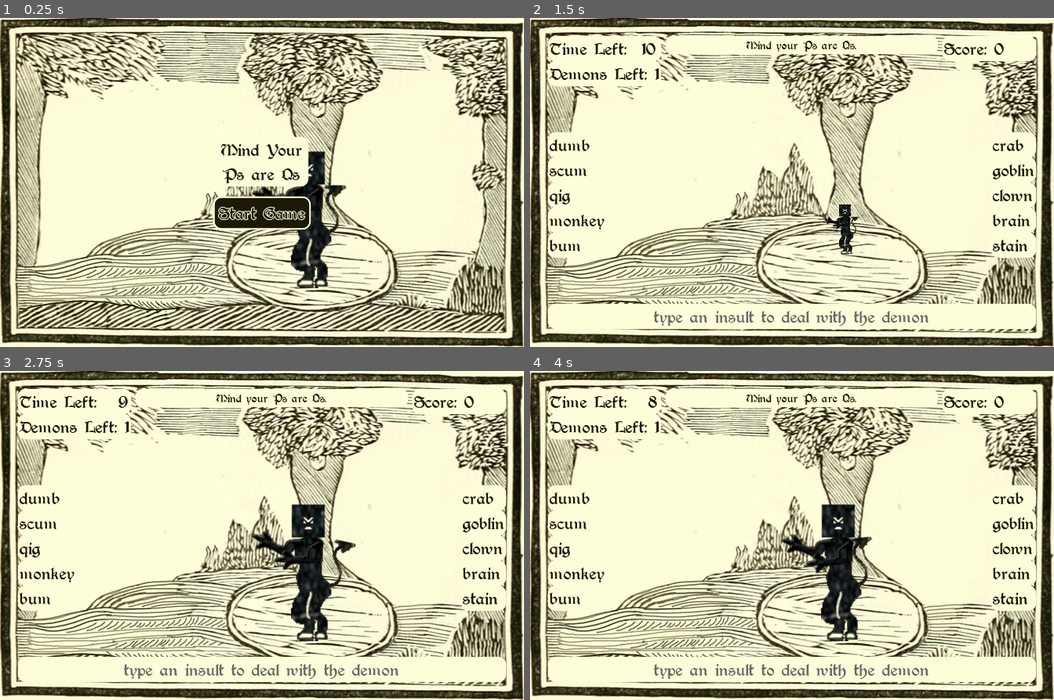
Above: before the commit, frames 1-4 (two rows, left to right).
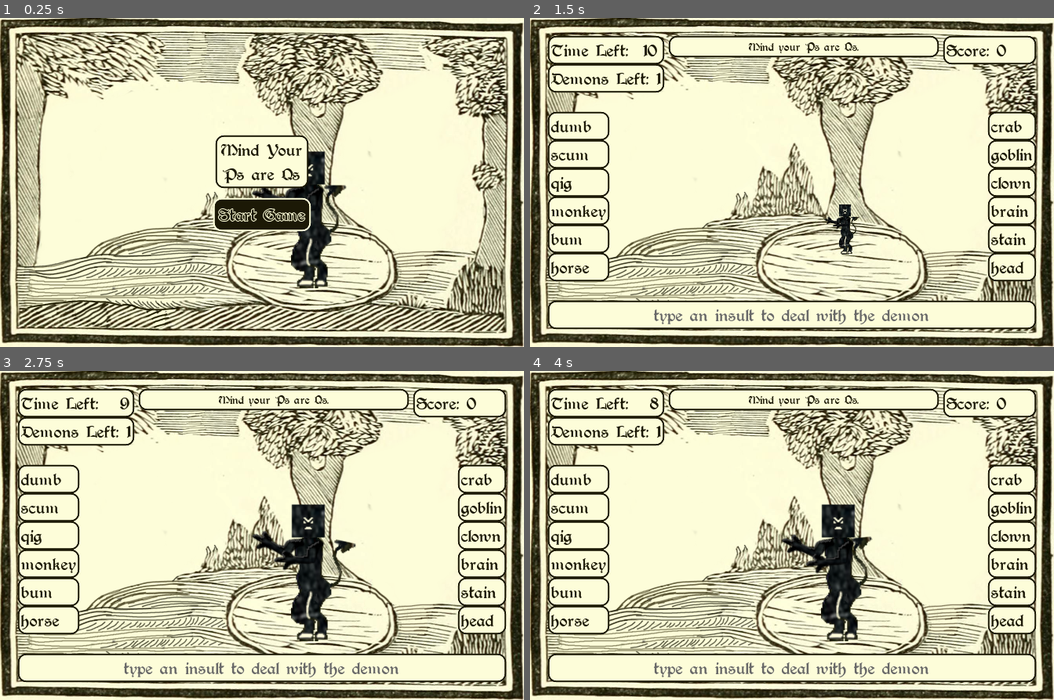
Above: after the commit, the same moments.

Repository: hoodscott/psareqs
Game: Godot game, scene res://scenes/Game.tscn
Same seed, same stepped clock (60 frames per second), same inputs: the game is played once before the commit and once after it.
Inputs:
- Up to frame 1 (0.25 s): no input
- Up to frame 2 (1.5 s): click "Start Game" at 0.5 s; click "Ps are Qs" at 1.25 s
- Up to frame 3 (2.75 s): tap Enter at 2 s; tap Z at 2.1 s
- Up to frame 4 (4 s): hold A 2.78-3.53 s; tap Backspace at 2.85 s; tap Z at 3.6 s

The runs differ from the first frame. In frame 1, 1.1% of the frame differs, in the area x 40-60%, y 35-65%; in frame 2, 11%, in the area x 3-97%, y 5-95%; in frame 3, 11%; in frame 4, 11%.

Commit message:
Adds border to labels

Diff:
--- a/resources/theme.tres
+++ b/resources/theme.tres
@@ -20,6 +20,11 @@
 
 [sub_resource type="StyleBoxFlat" id=1]
 bg_color = Color( 0.996078, 0.996078, 0.854902, 1 )
+border_width_left = 2
+border_width_top = 2
+border_width_right = 2
+border_width_bottom = 2
+border_color = Color( 0.113725, 0.101961, 0.027451, 1 )
 corner_radius_top_left = 10
 corner_radius_top_right = 10
 corner_radius_bottom_right = 10
--- a/scenes/Game.gd
+++ b/scenes/Game.gd
@@ -1,7 +1,7 @@
 extends Node2D
 
 var GAME_LENGTH := 10
-var MAX_HEALTH := 2
+var MAX_HEALTH := 3
 var WORD_BUFFER := 3
 var NUM_CURSE_OPTIONS := 3
 var NUM_DEMONS := 1
Not shown, added: docs/todo.txt
